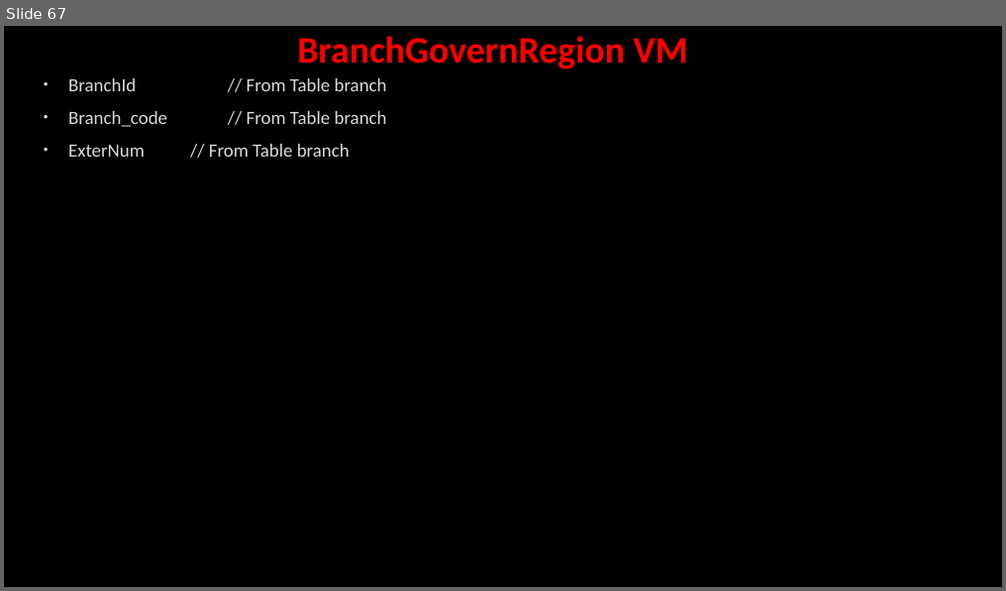
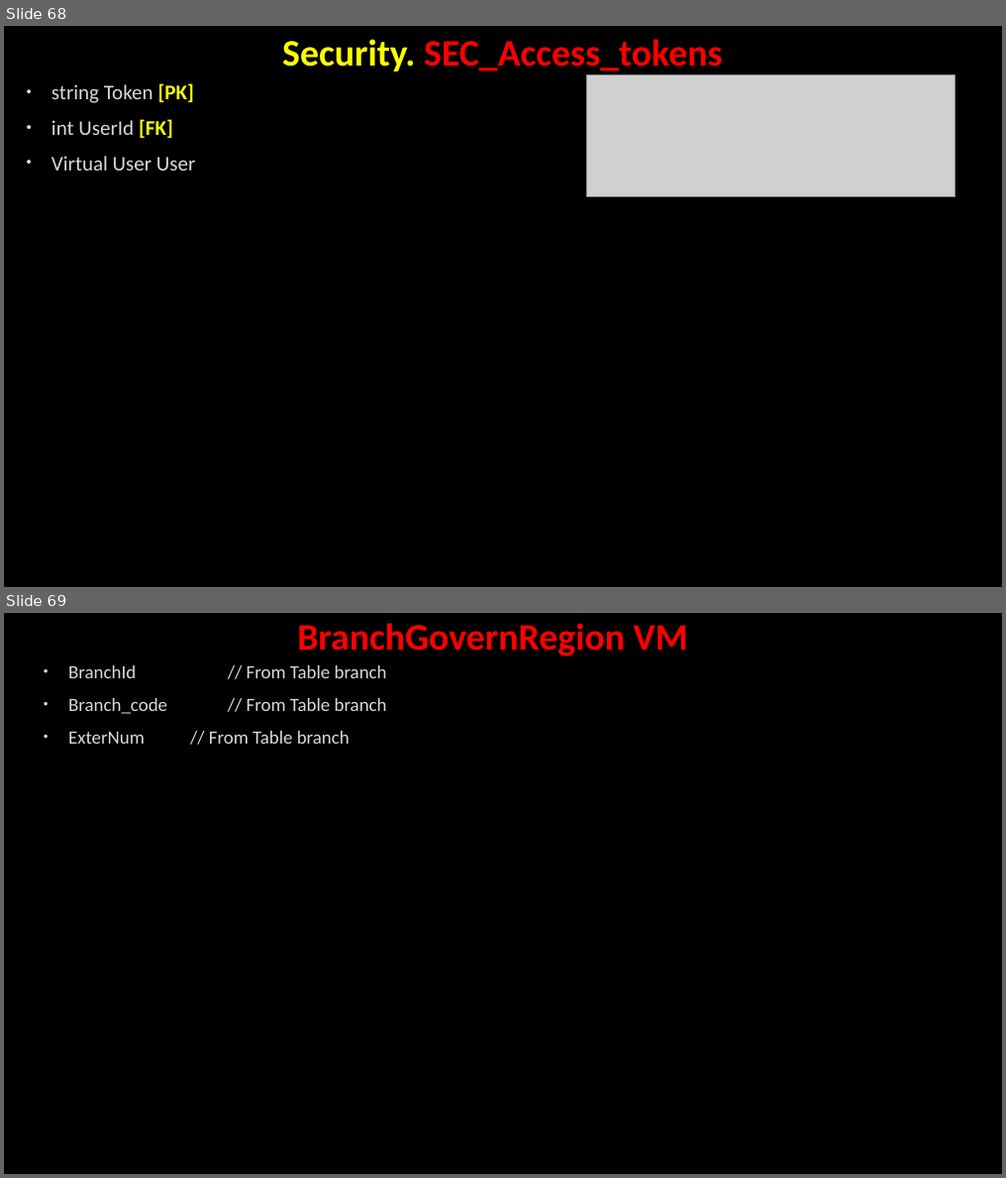
Before and after one commit to AhmedMohamedSamir1/Summary, a slide deck: Dot Net/Business.pptx. Shown one above the other, each under a label of ours: slide 67 before the commit, slides 68 and 69 after it. The pictures are 1006x591 and 1006x1178 pixels, drawn with LibreOffice and Linux fonts; fonts in the diff are those of the drawing; grey boxes stand for pictures; background and template pictures are left out. Boxes give left, top, right and bottom in pixels: in the first picture for what was removed or moved away, otherwise in the second. Text is boxed around its words. In the diff, an @@ line names an element or a change of style, - is before the commit and + after.

```diff
--- a/Dot Net/Business.pptx
+++ b/Dot Net/Business.pptx
@@ slide 68 added at <box>4,26,1002,587</box>, background picture (left out) @@
@@ title added at <box>282,39,722,72</box>, 36 pt, text #FF0000, bold @@
+Security. SEC_Access_tokens
@@ text added at <box>52,83,195,171</box>, 20 pt, text #DADADA @@
+• string Token [PK]
+• int UserId [FK]
+• Virtual User User
@@ picture added at <box>587,76,955,196</box> @@
@@ what was slide 67 is now slide 69 @@
```
Also in this commit, not shown: 6 slides changed, 2 other slides added, 2 other files.
